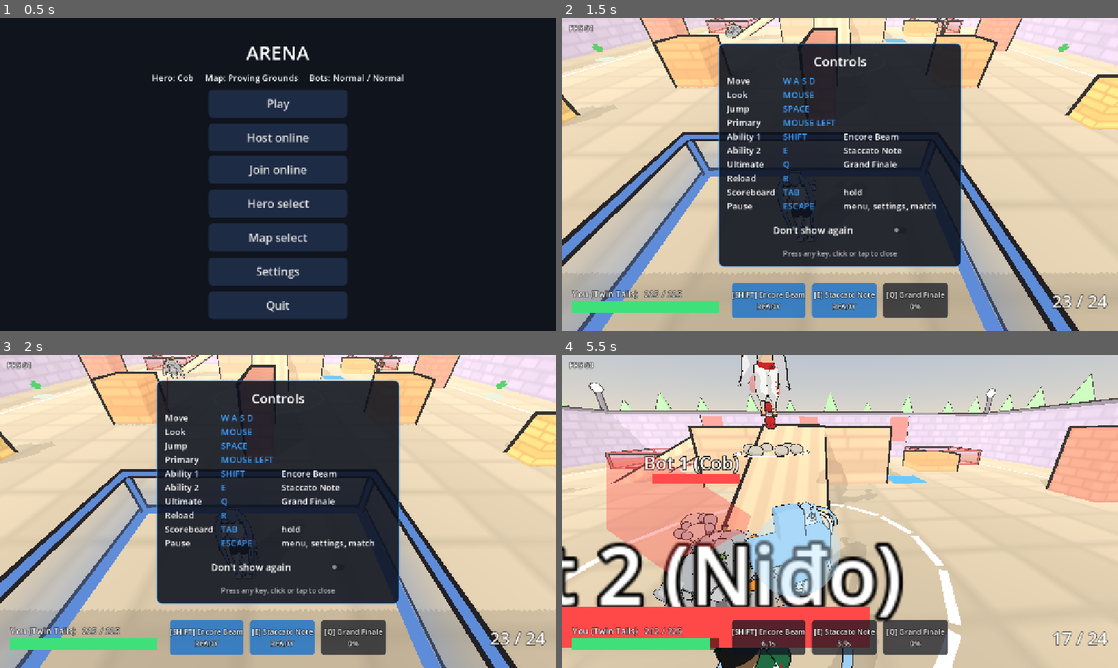
Above: before the commit, frames 1-4 (two rows, left to right).
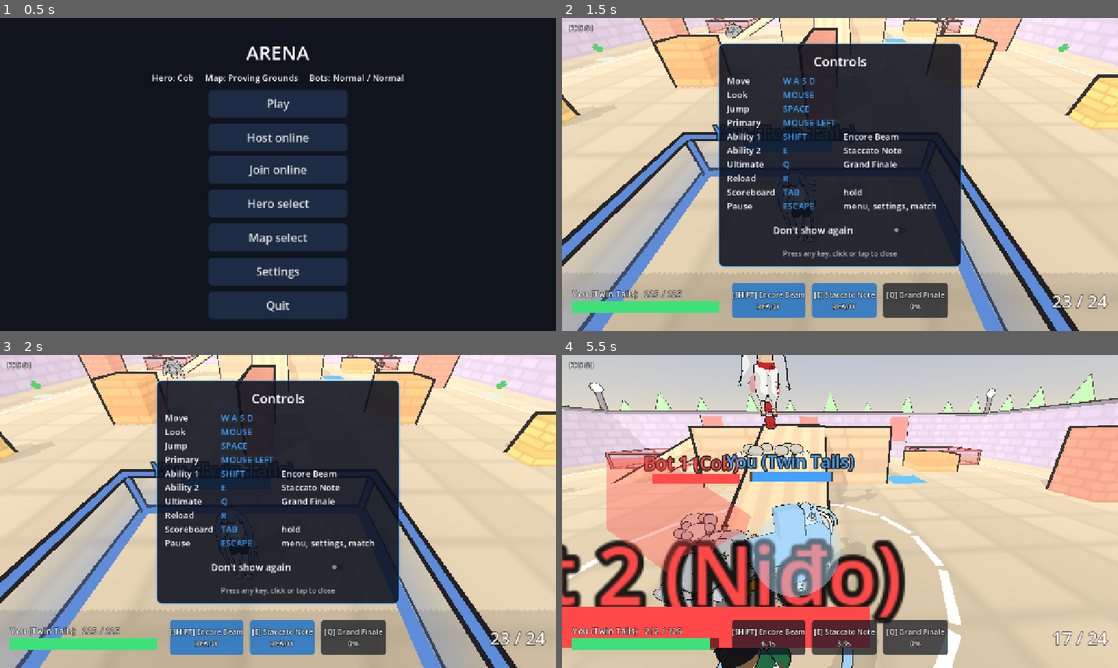
Above: after the commit, the same moments.

Repository: AvocadoFlour/arena
Game: Godot game, scene res://src/main.tscn
Two runs of this game, one before a commit and one after it. Both use one fixed random seed, a clock stepped at 60 frames per second and the inputs below.
Inputs (mouse positions are in pixels of both pictures, inside the frame that each line leads up to):
- Up to frame 1 (0.5 s): no input
- Up to frame 2 (1.5 s): click "Play" at 0.5 s; click "Don't show again" at 1.25 s
- Up to frame 3 (2 s): no input
- Up to frame 4 (5.5 s): click "Don't show again" at 2 s; click "Don't show again" at 2.75 s; tap Enter at 3.5 s; move the mouse to (867, 511) at 3.52 s; hold W (move_forward) from 3.53 s (still down); tap Shift (ability1) at 3.6 s; click (867, 511) at 3.67 s; tap Space (jump) at 3.77, 4.52 s; move the mouse to (812, 511) at 4.27 s; tap E (ability2) at 4.35 s; move the mouse to (851, 505) at 5.02 s; press the mouse at (851, 505) at 5.03 s

Frame 1 is identical in both runs. In frame 2, less than 0.1% of the frame differs, in the area x 27-53%, y 34-40%; in frame 3, less than 0.1%; in frame 4, 9.4%, in the area x 0-62%, y 31-86%.

Commit message:
HUD overhead bars: team colours on bar fill and outlined name (self/ally/enemy), own bar shown in blue, recoloured every frame from hero.team (team change, hero swap), stale bars dropped

Diff:
--- a/src/ui/hud.gd
+++ b/src/ui/hud.gd
@@ -249,18 +249,52 @@
     center_label.text = ("RESPAWNING IN %.1f" % player.respawn_left) if player.dead else ""
     _update_bars()
 
+## Match mode for the bar colours (TeamPalette.mode_of on the composition root), re-read once a second.
+var mode_root: Node = null   ## tests set it; default = our parent (main.gd)
+var _mode := ""
+var _mode_t := 0.0
+func bar_mode() -> String:
+    var now := Time.get_ticks_msec() / 1000.0
+    if _mode == "" or now - _mode_t > 1.0:
+        _mode = TeamPalette.mode_of(mode_root if mode_root != null else get_parent())
+        _mode_t = now
+    return _mode
+
+## Overhead bar + name for every real hero, including the local player's own (blue). Colours follow the
+## authoritative `hero.team` every frame, so a team change (re-spawned hero) or a local hero swap recolours at once.
 func _update_bars() -> void:
+    for k in _bars.keys():
+        if not is_instance_valid(k):
+            _bars.erase(k)
+    var mode := bar_mode()
     for h in get_tree().get_nodes_in_group("heroes"):
-        if h == player or not (h is Node3D) or not ("dead" in h and "health" in h):
+        if not (h is Node3D) or not ("dead" in h and "health" in h):
             continue   # only real 3D heroes get a bar (tests / tools may put other nodes in the group)
         if not _bars.has(h):
             _bars[h] = _make_bar(h)
         var b: Node3D = _bars[h]
         b.visible = not h.dead
         b.get_child(1).scale.x = maxf(0.001, h.health.fraction())
+        set_bar_relation(b, TeamPalette.relation(h, player, mode))
+
+## Colours one bar: fill + name text (outlined). No-op if unchanged.
+static func set_bar_relation(b: Node3D, rel: String) -> void:
+    if b.get_meta("relation", "") == rel:
+        return
+    b.set_meta("relation", rel)
+    var c := TeamPalette.color(rel)
+    ((b.get_child(1) as MeshInstance3D).material_override as StandardMaterial3D).albedo_color = c
+    var name_l: Label3D = b.get_child(2)
+    name_l.modulate = c
+    name_l.outline_modulate = TeamPalette.OUTLINE
+    name_l.outline_size = TeamPalette.OUTLINE_SIZE
+
+static func bar_relation(b: Node3D) -> String:
+    return String(b.get_meta("relation", ""))
 
 func _make_bar(h) -> Node3D:
     var root := Node3D.new()
+    root.name = "OverheadBar"
     root.position = Vector3(0, 2.25, 0)
     for i in 2:
         var mi := MeshInstance3D.new()
@@ -273,7 +307,7 @@
         m.billboard_keep_scale = true
         m.no_depth_test = true
         m.render_priority = i
-        m.albedo_color = Color(0, 0, 0, 0.7) if i == 0 else Color("#ff4848")
+        m.albedo_color = Color(0, 0, 0, 0.7) if i == 0 else TeamPalette.ENEMY
         m.transparency = BaseMaterial3D.TRANSPARENCY_ALPHA
         mi.material_override = m
         mi.cast_shadow = GeometryInstance3D.SHADOW_CASTING_SETTING_OFF
@@ -284,7 +318,8 @@
     name_l.no_depth_test = true
     name_l.pixel_size = 0.006
     name_l.font_size = 40
-    name_l.outline_size = 8
+    name_l.outline_size = TeamPalette.OUTLINE_SIZE
+    name_l.outline_modulate = TeamPalette.OUTLINE
     name_l.position = Vector3(0, 0.22, 0)
     root.add_child(name_l)
     h.add_child(root)
